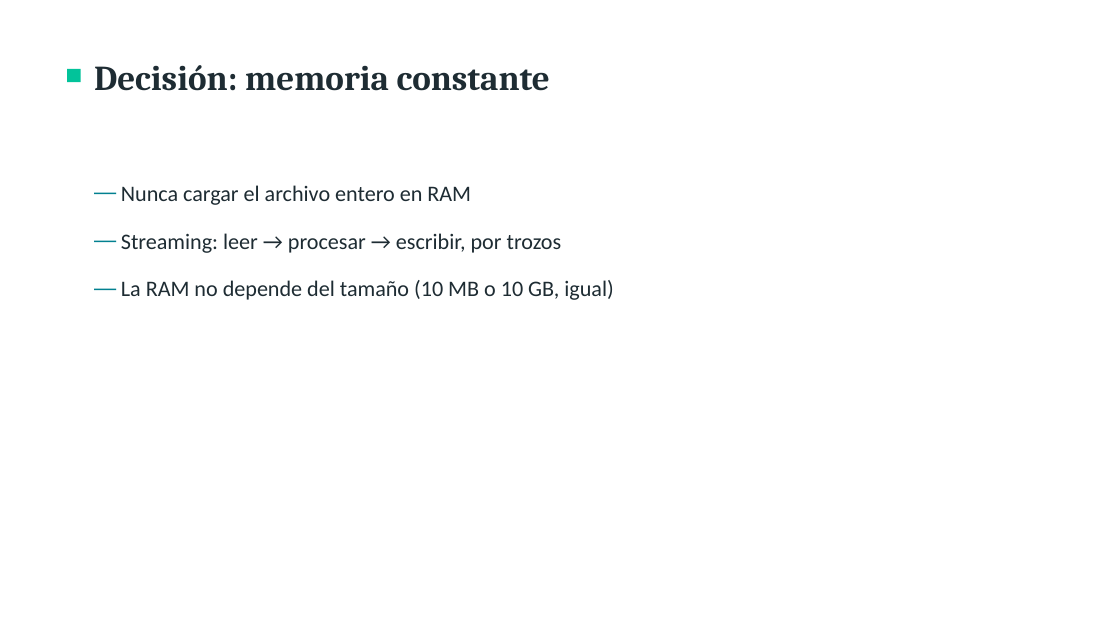
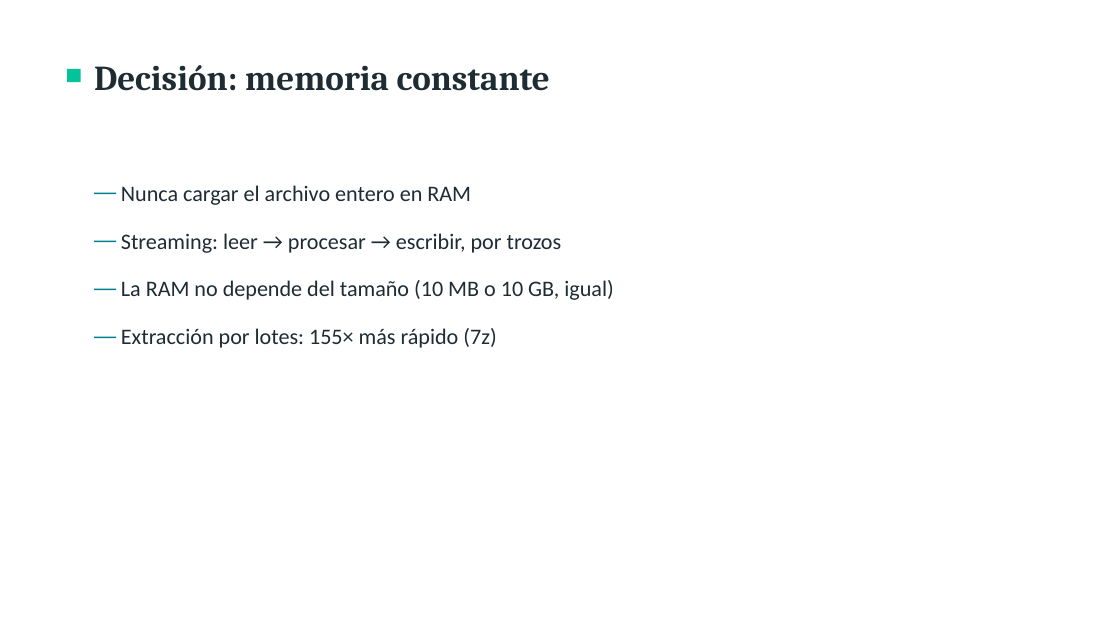
Before and after one commit to kiko-lin/FilePackr, a slide deck: slide 9 of docs/FilePackr-presentacion.pptx (slide 8 before the commit). Drawn at 1120x630 pixels with LibreOffice and Linux fonts; fonts in the diff are those of the drawing. Boxes give left, top, right and bottom in pixels: in the first picture for what was removed or moved away, otherwise in the second. Text is boxed around its words. In the diff, an @@ line names an element or a change of style, - is before the commit and + after.

```diff
--- a/docs/FilePackr-presentacion.pptx
+++ b/docs/FilePackr-presentacion.pptx
@@ text at [121,328,496,348]: paragraph added @@
+— Extracción por lotes: 155× más rápido (7z)
```
Also in this commit, not shown: 4 other slides changed, 1 slide added, 2 other files.
